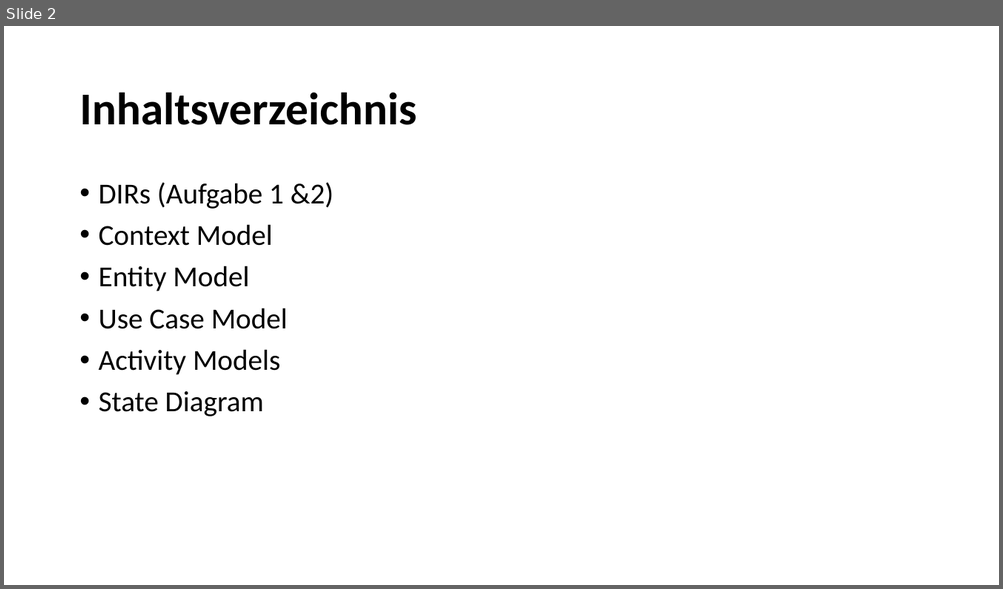
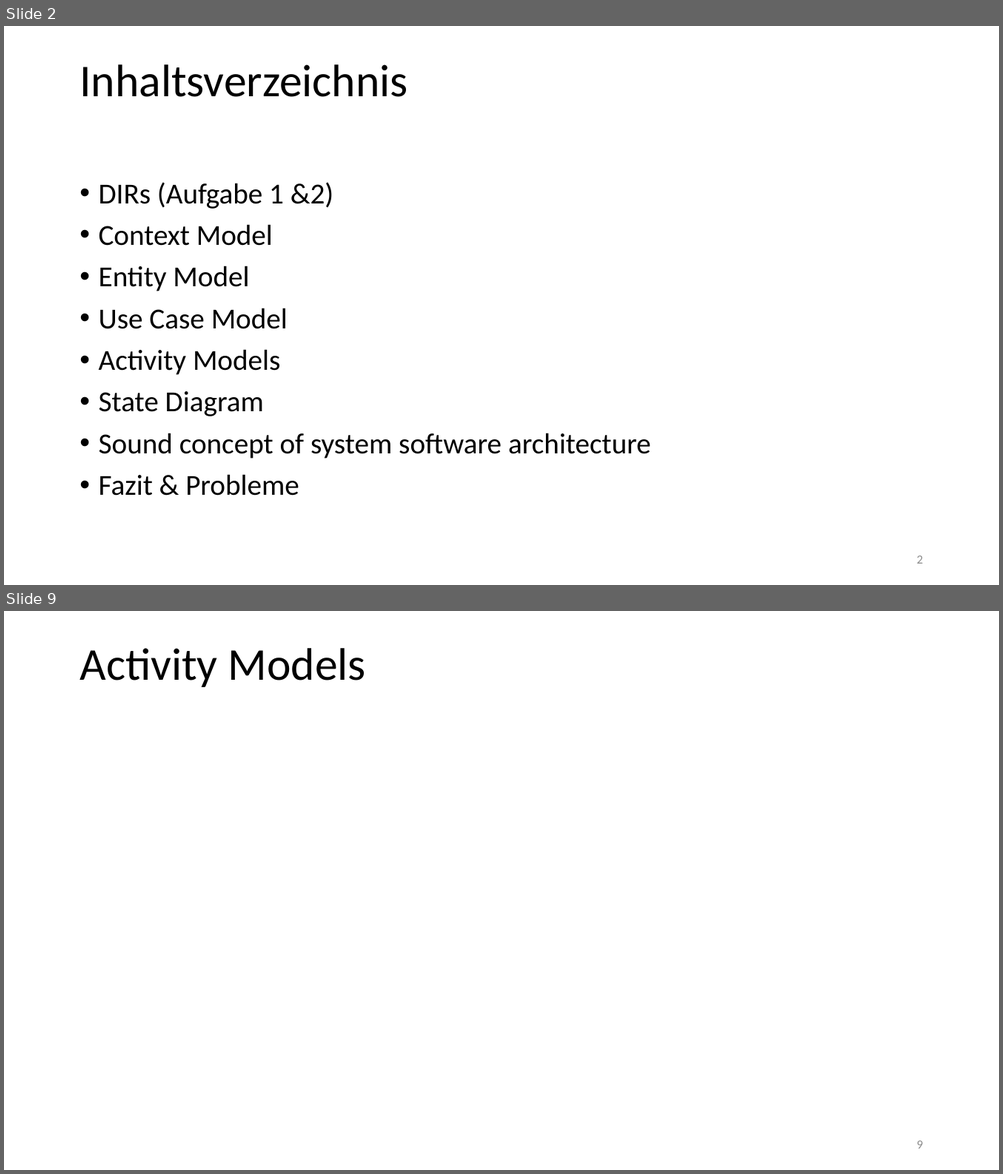
Before and after one commit to sid115/se-lab2, a slide deck: assets/presentation/presentation.pptx. Shown one above the other, each under a label of ours: slide 2 before the commit, slides 2 and 9 after it; the slides between them are not shown. The pictures are 1003x589 and 1003x1174 pixels, drawn with LibreOffice and Linux fonts; fonts in the diff are those of the drawing; background and template pictures are left out. Boxes give left, top, right and bottom in pixels: in the first picture for what was removed or moved away, otherwise in the second. Text is boxed around its words. In the diff, an @@ line names an element or a change of style, - is before the commit and + after.

```diff
--- a/assets/presentation/presentation.pptx
+++ b/assets/presentation/presentation.pptx
@@ slide 9 added at bbox=[4, 611, 999, 1170], background picture (left out) @@
@@ title added at bbox=[79, 648, 366, 687], 44 pt, text #000000 @@
+Activity Models
@@ page number added at bbox=[916, 1141, 922, 1149], 12 pt, text #8C8C8C @@
+9
@@ slide 2 changed as well @@
@@ title "Inhaltsverzeichnis": place and size @@
-title "Inhaltsverzeichnis" at bbox=[79, 92, 416, 125]
+title "Inhaltsverzeichnis" at bbox=[79, 64, 407, 97]
@@ title "Inhaltsverzeichnis" at bbox=[79, 64, 407, 97]: bold off @@
@@ text at bbox=[99, 433, 651, 496]: paragraphs added @@
+• Sound concept of system software architecture
+• Fazit & Probleme
@@ page number added at bbox=[916, 556, 922, 564], 12 pt, text #8C8C8C @@
+2
```
Also in this commit, not shown: 2 other slides changed, 8 other slides added, 5 slides removed, 8 other files.
